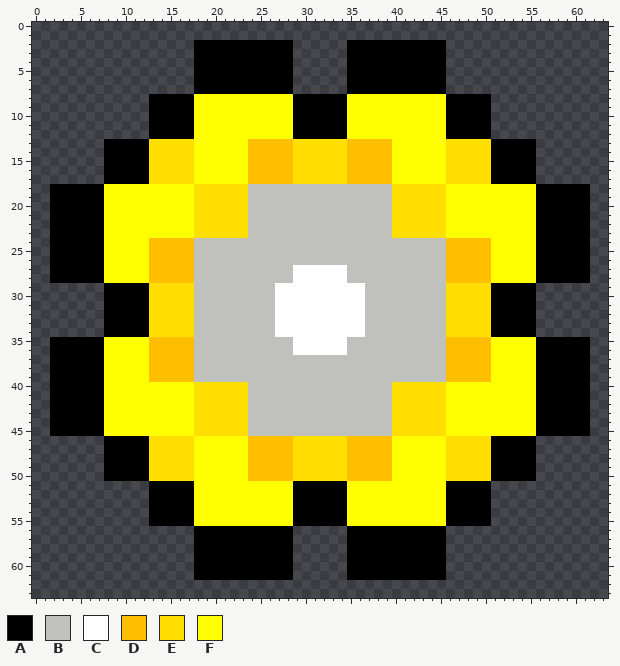
File history of a pixel-art sprite, res/images/flowers/1.png. This is how it looked before the edit.
The file is 64x64 pixels.
Palette (. is transparent): A #000000  B #c0c0bc  C #ffffff  D #ffbe00  E #ffde00  F #ffff00
Pixels before, first column x 2:
 2 ................AAAAAAAAAAA......AAAAAAAAAAA................
 3 ................AAAAAAAAAAA......AAAAAAAAAAA................
 4 ................AAAAAAAAAAA......AAAAAAAAAAA................
 5 ................AAAAAAAAAAA......AAAAAAAAAAA................
 6 ................AAAAAAAAAAA......AAAAAAAAAAA................
 7 ................AAAAAAAAAAA......AAAAAAAAAAA................
 8 ...........AAAAAFFFFFFFFFFFAAAAAAFFFFFFFFFFFAAAAA...........
 9 ...........AAAAAFFFFFFFFFFFAAAAAAFFFFFFFFFFFAAAAA...........
10 ...........AAAAAFFFFFFFFFFFAAAAAAFFFFFFFFFFFAAAAA...........
11 ...........AAAAAFFFFFFFFFFFAAAAAAFFFFFFFFFFFAAAAA...........
12 ...........AAAAAFFFFFFFFFFFAAAAAAFFFFFFFFFFFAAAAA...........
13 ......AAAAAEEEEEFFFFFFDDDDDEEEEEEDDDDDFFFFFFEEEEEAAAAA......
14 ......AAAAAEEEEEFFFFFFDDDDDEEEEEEDDDDDFFFFFFEEEEEAAAAA......
15 ......AAAAAEEEEEFFFFFFDDDDDEEEEEEDDDDDFFFFFFEEEEEAAAAA......
16 ......AAAAAEEEEEFFFFFFDDDDDEEEEEEDDDDDFFFFFFEEEEEAAAAA......
17 ......AAAAAEEEEEFFFFFFDDDDDEEEEEEDDDDDFFFFFFEEEEEAAAAA......
18 AAAAAAFFFFFFFFFFEEEEEEBBBBBBBBBBBBBBBBEEEEEEFFFFFFFFFFAAAAAA
19 AAAAAAFFFFFFFFFFEEEEEEBBBBBBBBBBBBBBBBEEEEEEFFFFFFFFFFAAAAAA
20 AAAAAAFFFFFFFFFFEEEEEEBBBBBBBBBBBBBBBBEEEEEEFFFFFFFFFFAAAAAA
21 AAAAAAFFFFFFFFFFEEEEEEBBBBBBBBBBBBBBBBEEEEEEFFFFFFFFFFAAAAAA
22 AAAAAAFFFFFFFFFFEEEEEEBBBBBBBBBBBBBBBBEEEEEEFFFFFFFFFFAAAAAA
23 AAAAAAFFFFFFFFFFEEEEEEBBBBBBBBBBBBBBBBEEEEEEFFFFFFFFFFAAAAAA
24 AAAAAAFFFFFDDDDDBBBBBBBBBBBBBBBBBBBBBBBBBBBBDDDDDFFFFFAAAAAA
25 AAAAAAFFFFFDDDDDBBBBBBBBBBBBBBBBBBBBBBBBBBBBDDDDDFFFFFAAAAAA
26 AAAAAAFFFFFDDDDDBBBBBBBBBBBBBBBBBBBBBBBBBBBBDDDDDFFFFFAAAAAA
27 AAAAAAFFFFFDDDDDBBBBBBBBBBBCCCCCCBBBBBBBBBBBDDDDDFFFFFAAAAAA
28 AAAAAAFFFFFDDDDDBBBBBBBBBBBCCCCCCBBBBBBBBBBBDDDDDFFFFFAAAAAA
29 ......AAAAAEEEEEBBBBBBBBBCCCCCCCCCCBBBBBBBBBEEEEEAAAAA......
30 ......AAAAAEEEEEBBBBBBBBBCCCCCCCCCCBBBBBBBBBEEEEEAAAAA......
31 ......AAAAAEEEEEBBBBBBBBBCCCCCCCCCCBBBBBBBBBEEEEEAAAAA......
32 ......AAAAAEEEEEBBBBBBBBBCCCCCCCCCCBBBBBBBBBEEEEEAAAAA......
33 ......AAAAAEEEEEBBBBBBBBBCCCCCCCCCCBBBBBBBBBEEEEEAAAAA......
34 ......AAAAAEEEEEBBBBBBBBBCCCCCCCCCCBBBBBBBBBEEEEEAAAAA......
35 AAAAAAFFFFFDDDDDBBBBBBBBBBBCCCCCCBBBBBBBBBBBDDDDDFFFFFAAAAAA
36 AAAAAAFFFFFDDDDDBBBBBBBBBBBCCCCCCBBBBBBBBBBBDDDDDFFFFFAAAAAA
37 AAAAAAFFFFFDDDDDBBBBBBBBBBBBBBBBBBBBBBBBBBBBDDDDDFFFFFAAAAAA
38 AAAAAAFFFFFDDDDDBBBBBBBBBBBBBBBBBBBBBBBBBBBBDDDDDFFFFFAAAAAA
39 AAAAAAFFFFFDDDDDBBBBBBBBBBBBBBBBBBBBBBBBBBBBDDDDDFFFFFAAAAAA
40 AAAAAAFFFFFFFFFFEEEEEEBBBBBBBBBBBBBBBBEEEEEEFFFFFFFFFFAAAAAA
41 AAAAAAFFFFFFFFFFEEEEEEBBBBBBBBBBBBBBBBEEEEEEFFFFFFFFFFAAAAAA
42 AAAAAAFFFFFFFFFFEEEEEEBBBBBBBBBBBBBBBBEEEEEEFFFFFFFFFFAAAAAA
43 AAAAAAFFFFFFFFFFEEEEEEBBBBBBBBBBBBBBBBEEEEEEFFFFFFFFFFAAAAAA
44 AAAAAAFFFFFFFFFFEEEEEEBBBBBBBBBBBBBBBBEEEEEEFFFFFFFFFFAAAAAA
45 AAAAAAFFFFFFFFFFEEEEEEBBBBBBBBBBBBBBBBEEEEEEFFFFFFFFFFAAAAAA
46 ......AAAAAEEEEEFFFFFFDDDDDEEEEEEDDDDDFFFFFFEEEEEAAAAA......
47 ......AAAAAEEEEEFFFFFFDDDDDEEEEEEDDDDDFFFFFFEEEEEAAAAA......
48 ......AAAAAEEEEEFFFFFFDDDDDEEEEEEDDDDDFFFFFFEEEEEAAAAA......
49 ......AAAAAEEEEEFFFFFFDDDDDEEEEEEDDDDDFFFFFFEEEEEAAAAA......
50 ......AAAAAEEEEEFFFFFFDDDDDEEEEEEDDDDDFFFFFFEEEEEAAAAA......
51 ...........AAAAAFFFFFFFFFFFAAAAAAFFFFFFFFFFFAAAAA...........
52 ...........AAAAAFFFFFFFFFFFAAAAAAFFFFFFFFFFFAAAAA...........
53 ...........AAAAAFFFFFFFFFFFAAAAAAFFFFFFFFFFFAAAAA...........
54 ...........AAAAAFFFFFFFFFFFAAAAAAFFFFFFFFFFFAAAAA...........
55 ...........AAAAAFFFFFFFFFFFAAAAAAFFFFFFFFFFFAAAAA...........
56 ................AAAAAAAAAAA......AAAAAAAAAAA................
57 ................AAAAAAAAAAA......AAAAAAAAAAA................
58 ................AAAAAAAAAAA......AAAAAAAAAAA................
59 ................AAAAAAAAAAA......AAAAAAAAAAA................
60 ................AAAAAAAAAAA......AAAAAAAAAAA................
61 ................AAAAAAAAAAA......AAAAAAAAAAA................
The result:
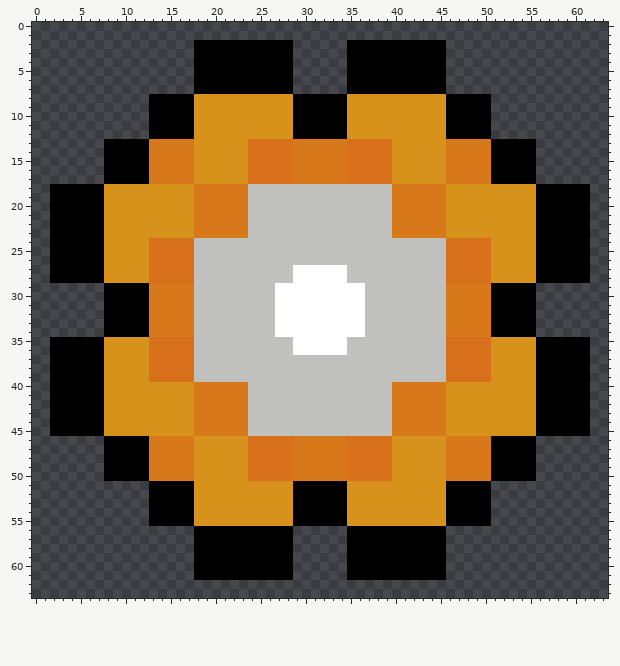
The edit:
colour D: #ffbe00 -> #d76f1b
colour E: #ffde00 -> #d7781b
colour F: #ffff00 -> #d7921b
Boxes around the changes in both pictures, in picture pixels (x1, y1, x2, y2):
changed: (104, 94, 536, 526)
